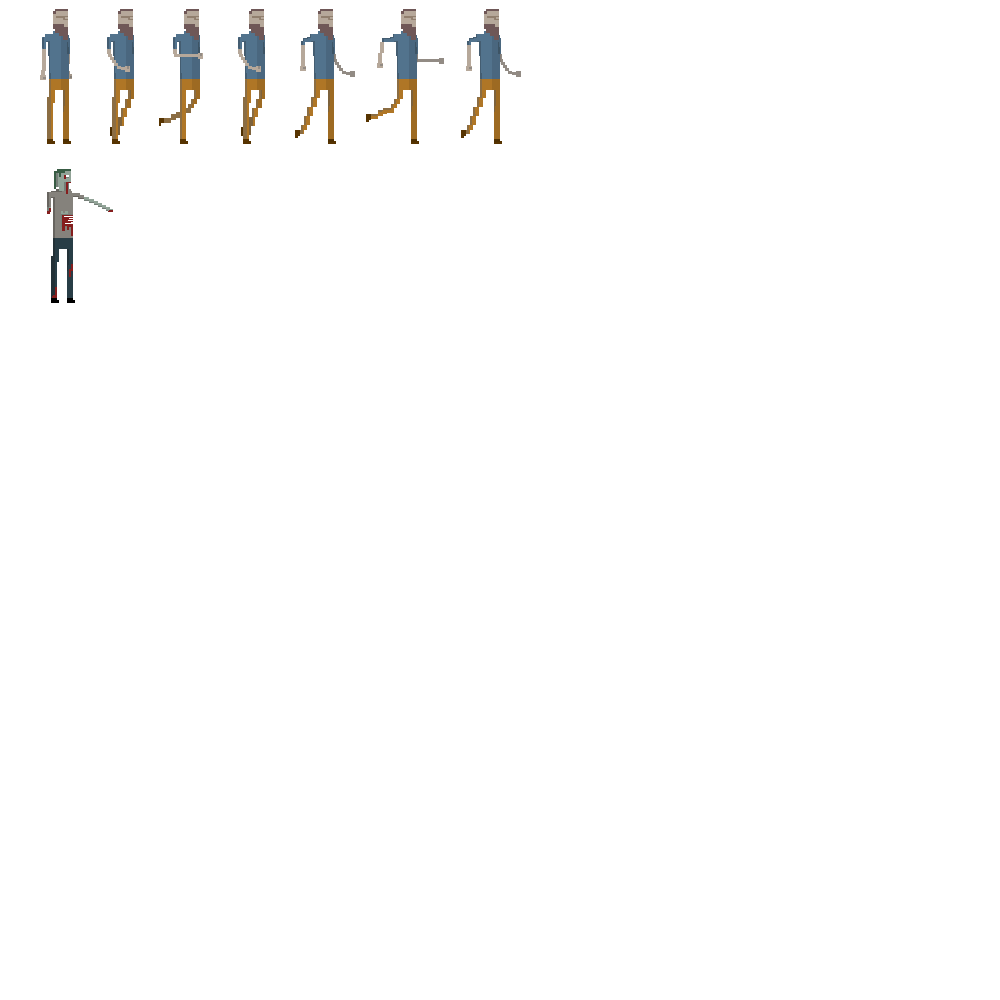
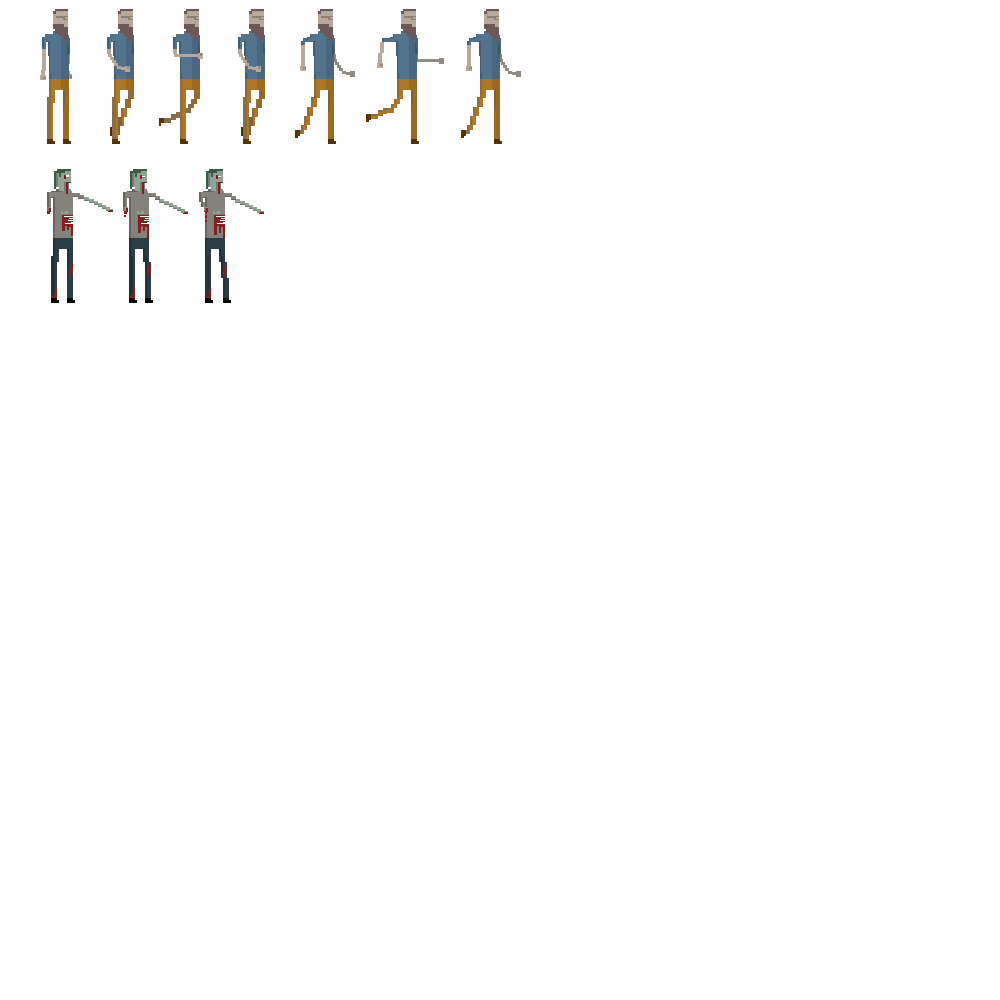
The second w=1000, h=1000 image is a revision of the first. Changes to its layers:
added group "Zombie Walk-right 3" with 22 layers above "Zombie Walk-right 2" over bbox(199, 169, 264, 303)
added group "Legs copy 11" with 4 layers in group "Zombie Walk-right 3" over bbox(205, 238, 231, 303)
added layer "Layer 21 copy 2" in group "Legs copy 11" over bbox(206, 264, 227, 298)
added layer "Pants Shadow copy 8" in group "Legs copy 11" over bbox(205, 238, 225, 298)
added layer "Pants copy 3" in group "Legs copy 11" over bbox(205, 238, 229, 301)
added group "Body copy 2" with 10 layers in group "Zombie Walk-right 3" over bbox(199, 189, 264, 240)
added layer "Skin Shadow copy 2" in group "Body copy 2" over bbox(204, 202, 259, 213)
added layer "Right Arm copy 9" in group "Body copy 2" over bbox(235, 199, 264, 214)
added layer "Layer 24" in group "Body copy 2" over bbox(204, 208, 225, 238)
added layer "Shirt Shadow copy 8" in group "Body copy 2" over bbox(199, 189, 237, 238)
added layer "Shirt copy 8" in group "Body copy 2" over bbox(199, 189, 236, 239)
added group "Zombie Walk-right 2" with 22 layers above "Zombie Walk-right 1" over bbox(123, 169, 188, 303)
added group "Legs copy 10" with 4 layers in group "Zombie Walk-right 2" over bbox(129, 238, 153, 303)
added layer "Layer 21 copy" in group "Legs copy 10" over bbox(130, 264, 151, 298)
added layer "Pants Shadow copy 7" in group "Legs copy 10" over bbox(129, 238, 147, 299)
added layer "Pants copy 2" in group "Legs copy 10" over bbox(129, 238, 151, 301)
added group "Body copy" with 10 layers in group "Zombie Walk-right 2" over bbox(123, 189, 188, 239)
added layer "Skin Shadow copy" in group "Body copy" over bbox(123, 202, 183, 213)
added layer "Left Arm Blood copy" in group "Body copy" over bbox(124, 208, 149, 238)
added layer "Shirt Shadow copy 7" in group "Body copy" over bbox(123, 189, 161, 238)
added layer "Shirt copy 7" in group "Body copy" over bbox(123, 189, 160, 239)
…and 21 more changes (21 added)
